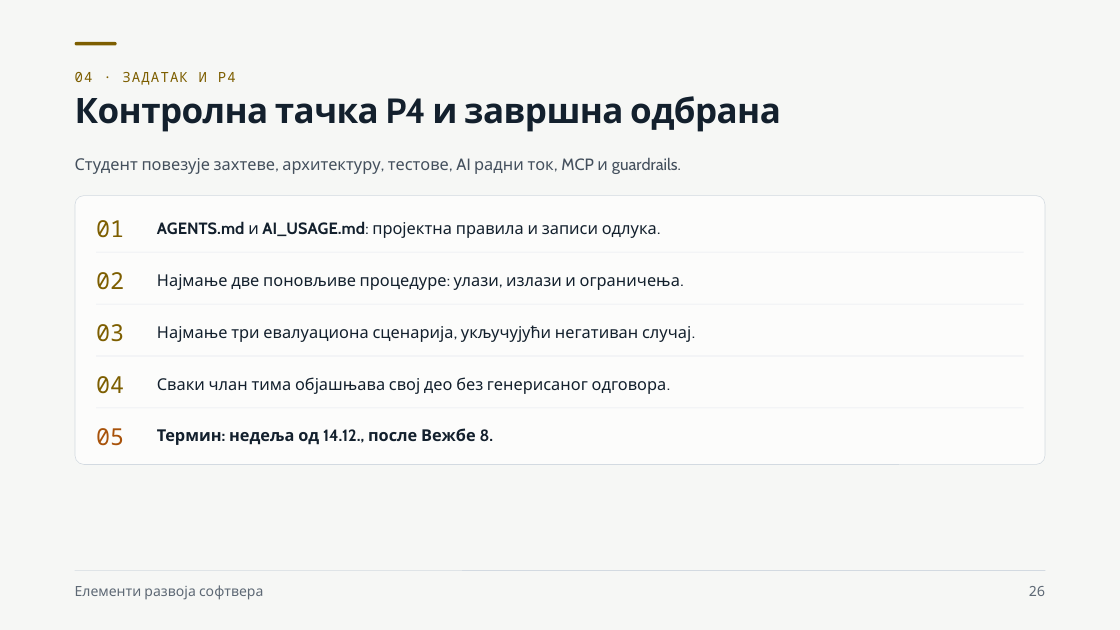
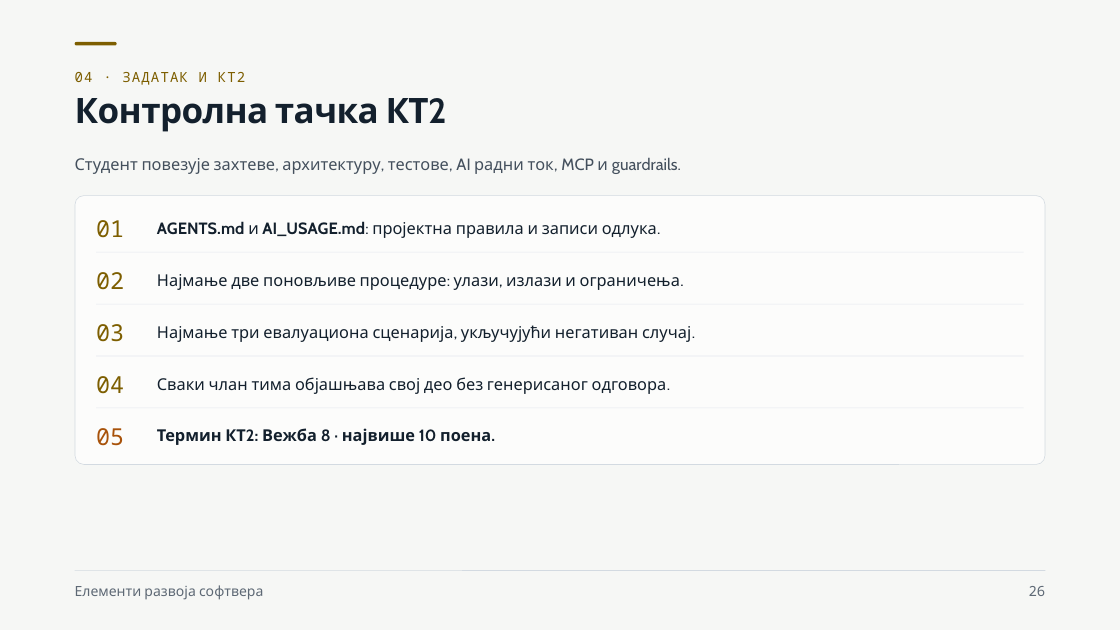
Before and after one commit to owlCoder/ftn-nastavni-materijali, a slide deck: slide 26 of 01 Elementi Razvoja Softvera/02 Prezentacije/PPTX/08 Hooks, guardrails, евалуације и завршни QA.pptx. Drawn at 1120x630 pixels with LibreOffice and Linux fonts; fonts in the diff are those of the drawing. Boxes give left, top, right and bottom in pixels: in the first picture for what was removed or moved away, otherwise in the second. Text is boxed around its words. In the diff, an @@ line names an element or a change of style, - is before the commit and + after.

```diff
--- a/01 Elementi Razvoja Softvera/02 Prezentacije/PPTX/08 Hooks, guardrails, евалуације и завршни QA.pptx
+++ b/01 Elementi Razvoja Softvera/02 Prezentacije/PPTX/08 Hooks, guardrails, евалуације и завршни QA.pptx
@@ text at [75, 72, 245, 85]: text changed @@
-04 · ЗАДАТАК И P4
+04 · ЗАДАТАК И КТ2
@@ title at [75, 98, 379, 132]: text changed @@
-Контролна тачка P4 и завршна одбрана
+Контролна тачка КТ2
@@ text at [157, 428, 491, 445]: text changed @@
-Термин: недеља од 14.12., после Вежбе 8.
+Термин КТ2: Вежба 8 · највише 10 поена.
```
Also in this commit, not shown: 3 other slides changed, 21 other files.
